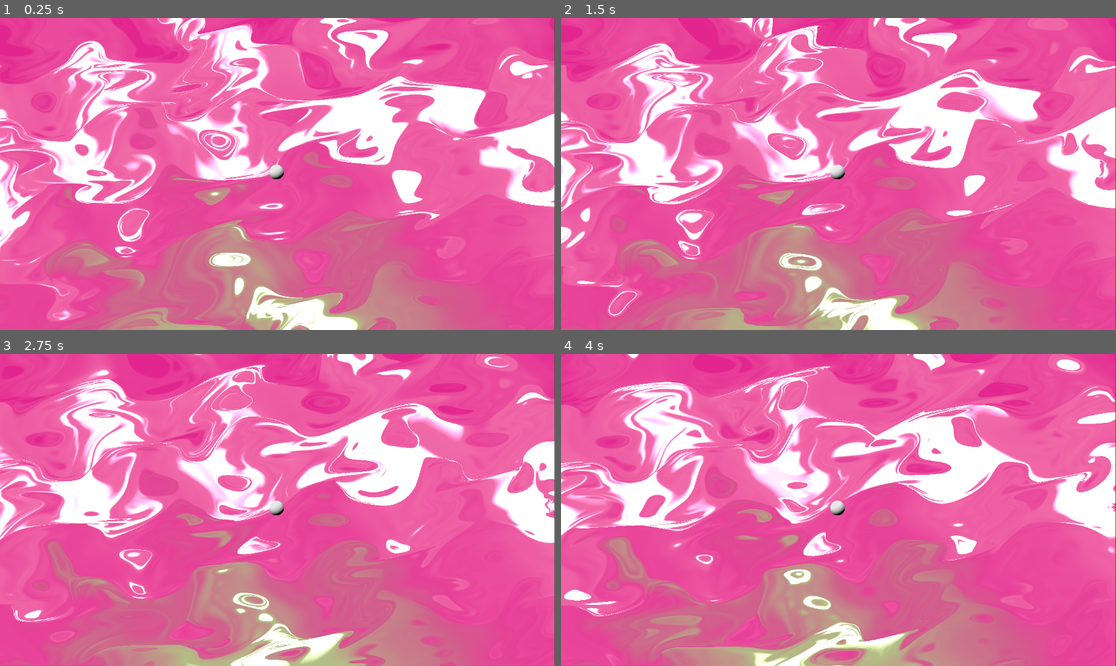
Above: before the commit, frames 1-4 (two rows, left to right).
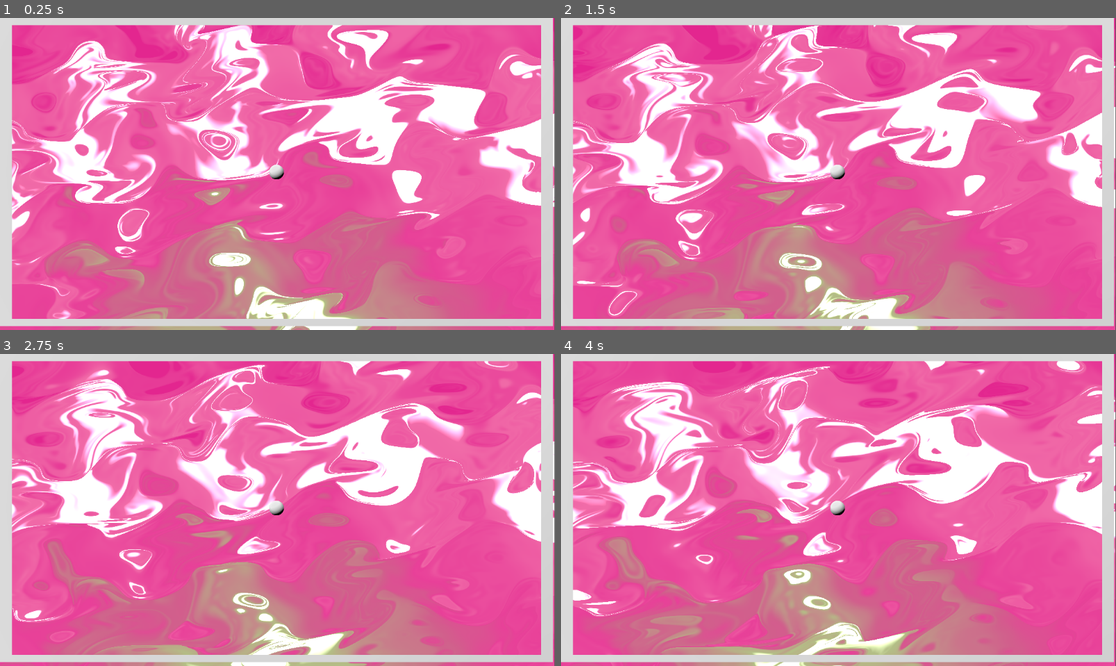
Above: after the commit, the same moments.

Repository: Ultimo-Momento-Responsable/GGJ2025
Game: Godot game, scene res://scenes/viewport.tscn
Same seed, same stepped clock (60 frames per second), same inputs: the game is played once before the commit and once after it. This scene is started directly instead of the project's main scene.
Inputs:
- Up to frame 1 (0.25 s): no input
- Up to frame 2 (1.5 s): no input
- Up to frame 3 (2.75 s): no input
- Up to frame 4 (4 s): no input

The runs differ from the first frame. In frame 1, 8.9% of the frame differs, in the area x 0-100%, y 0-99%; in frame 2, 8.9%; in frame 3, 8.9%; in frame 4, 8.9%.

Commit message:
add limits

Diff:
--- a/scenes/arena_base.tscn
+++ b/scenes/arena_base.tscn
@@ -1,6 +1,7 @@
-[gd_scene load_steps=4 format=3 uid="uid://b0ka3t3j4dwb1"]
+[gd_scene load_steps=5 format=3 uid="uid://b0ka3t3j4dwb1"]
 
 [ext_resource type="PackedScene" uid="uid://d1d5ot126tfxq" path="res://scenes/game_objects/bubble.tscn" id="2_8abf3"]
+[ext_resource type="PackedScene" uid="uid://btutgdslx4cfa" path="res://scenes/game_objects/limits.tscn" id="2_r4jfj"]
 
 [sub_resource type="Environment" id="Environment_vhovg"]
 background_energy_multiplier = 1.84
@@ -28,3 +29,5 @@
 sky_mode = 1
 
 [node name="Bubble" parent="WorldEnvironment" instance=ExtResource("2_8abf3")]
+
+[node name="Limits" parent="WorldEnvironment" instance=ExtResource("2_r4jfj")]
--- /dev/null
+++ b/scenes/game_objects/limits.tscn
@@ -0,0 +1,25 @@
+[gd_scene load_steps=2 format=3 uid="uid://btutgdslx4cfa"]
+
+[sub_resource type="BoxMesh" id="BoxMesh_5usp4"]
+
+[node name="Limits" type="Node"]
+
+[node name="izq" type="MeshInstance3D" parent="."]
+transform = Transform3D(1, 0, 0, 0, 23, 0, 0, 0, 1, -18.5, -0.014, 0)
+mesh = SubResource("BoxMesh_5usp4")
+skeleton = NodePath("../..")
+
+[node name="der" type="MeshInstance3D" parent="."]
+transform = Transform3D(1, 0, 0, 0, 23, 0, 0, 0, 1, 18.5, 0, 0)
+mesh = SubResource("BoxMesh_5usp4")
+skeleton = NodePath("../../..")
+
+[node name="abajo" type="MeshInstance3D" parent="."]
+transform = Transform3D(45, 0, 0, 0, 1, 0, 0, 0, 1, 0, -10.5, 0)
+mesh = SubResource("BoxMesh_5usp4")
+skeleton = NodePath("../../..")
+
+[node name="arriba" type="MeshInstance3D" parent="."]
+transform = Transform3D(45, 0, 0, 0, 1, 0, 0, 0, 1, 0, 10.5, 0)
+mesh = SubResource("BoxMesh_5usp4")
+skeleton = NodePath("../../..")
